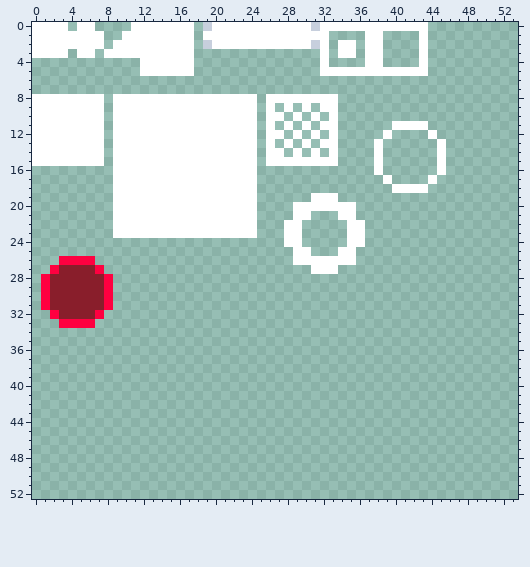
One commit to this pixel-art file: core/assets/ase/particle.aseprite. This is how it looked before the edit.
64x64 pixels, 1 frame. Shown: x 0..53, y 0..52.
And afterwards:
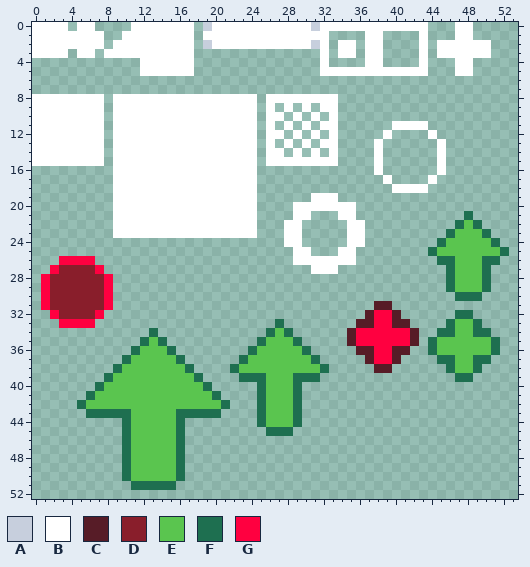
Palette (. is transparent): A #c7cfdd  B #ffffff  C #571c27  D #891e2b  E #5ac54f  F #1e6f50  G #ff0040
What changed:
Changed rows in their new state; - is an unchanged pixel.
first column x 45:
 0 --BB--
 1 --BB--
 2 BBBBBB
 3 BBBBBB
 4 --BB--
 5 --BB--
first column x 5:
21 -------------------------------------------F----
22 ------------------------------------------FEF---
23 -----------------------------------------FEEEF--
24 ----------------------------------------FEEEEEF-
25 ---------------------------------------FEEEEEEEF
26 ----------------------------------------FFEEEFF-
27 -----------------------------------------FEEEF--
28 -----------------------------------------FEEEF--
29 -----------------------------------------FEEEF--
30 ------------------------------------------FFF---
31 ---------------------------------CC-------------
32 --------------------------------CGGC------FF----
33 ----------------------F--------CCGGCC----FEEF---
34 --------F------------FEF------CGGGGGGC--FFEEFF--
35 -------FEF----------FEEEF-----CGGGGGGC-FEEEEEEF-
36 ------FEEEF--------FEEEEEF-----CCGGCC--FEEEEEEF-
37 -----FEEEEEF------FEEEEEEEF-----CGGC----FFEEFF--
38 ----FEEEEEEEF----FEEEEEEEEEF-----CC------FEEF---
39 ---FEEEEEEEEEF----FFFEEEFFF---------------FF----
40 --FEEEEEEEEEEEF-----FEEEF-----------------------
41 -FEEEEEEEEEEEEEF----FEEEF-----------------------
42 FEEEEEEEEEEEEEEEF---FEEEF-----------------------
43 -FFFFFEEEEEFFFFF----FEEEF-----------------------
44 -----FEEEEEF--------FEEEF-----------------------
45 -----FEEEEEF---------FFF------------------------
46 -----FEEEEEF------------------------------------
47 -----FEEEEEF------------------------------------
48 -----FEEEEEF------------------------------------
49 -----FEEEEEF------------------------------------
50 -----FEEEEEF------------------------------------
51 ------FFFFF-------------------------------------
Changed places in both pictures, as pixel boxes (x1, y1, x2, y2):
added: (437, 22, 491, 76)
added: (77, 211, 509, 490)
